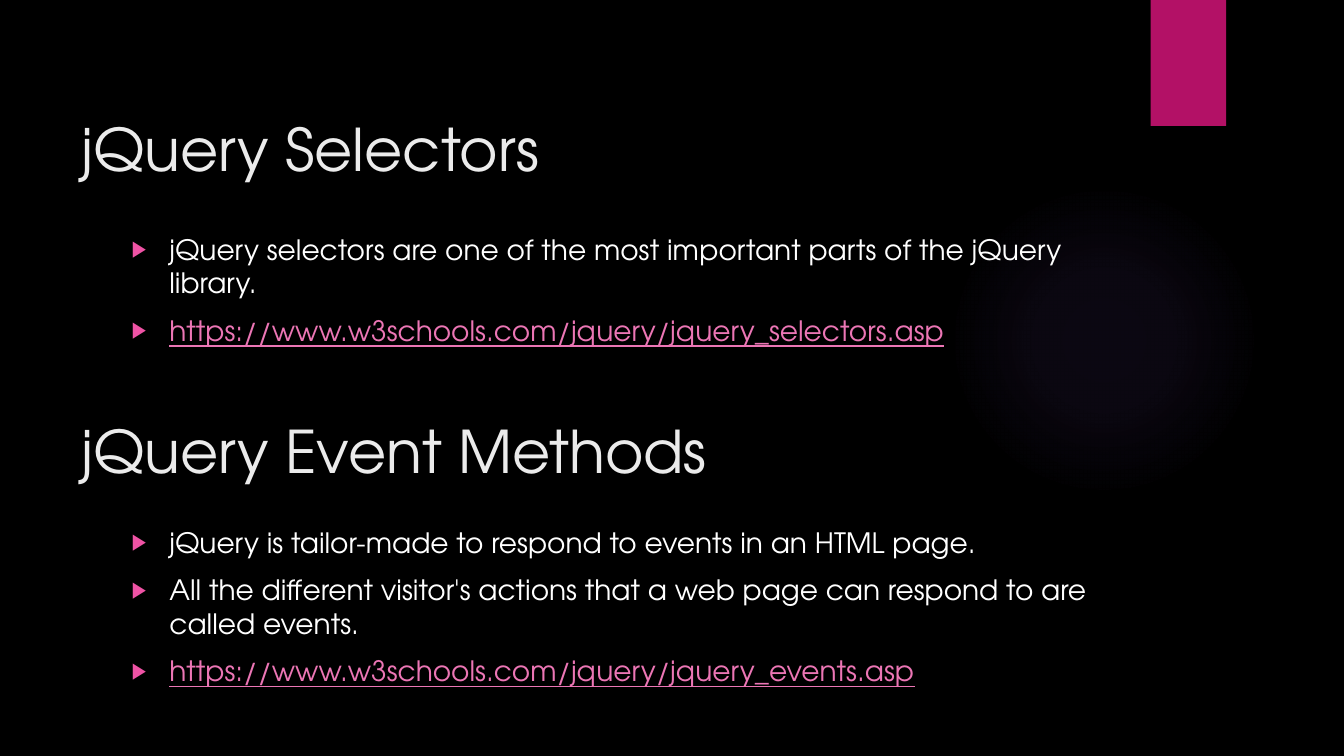
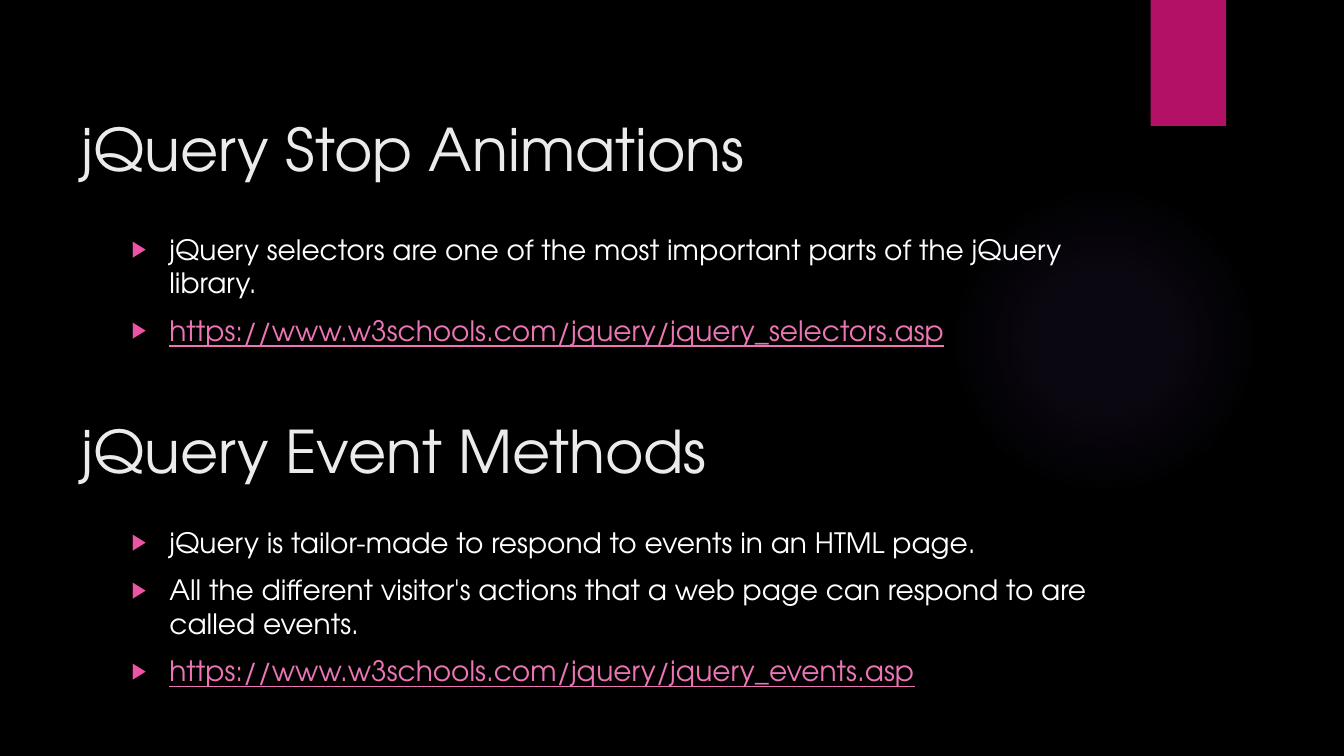
Before and after one commit to manupeethambar888/webdev, a slide deck: slide 3 of Day 17 - JS – Continued.pptx. Drawn at 1344x756 pixels with LibreOffice and Linux fonts; fonts in the diff are those of the drawing; background and template pictures are left out. Boxes give left, top, right and bottom in pixels: in the first picture for what was removed or moved away, otherwise in the second. Text is boxed around its words. In the diff, an @@ line names an element or a change of style, - is before the commit and + after.

```diff
--- a/Day 17 - JS – Continued.pptx
+++ b/Day 17 - JS – Continued.pptx
@@ text at box(81, 126, 744, 183): text changed @@
-jQuery Selectors
+jQuery Stop Animations
```
Also in this commit, not shown: 1 other slide changed, 1 other file.
